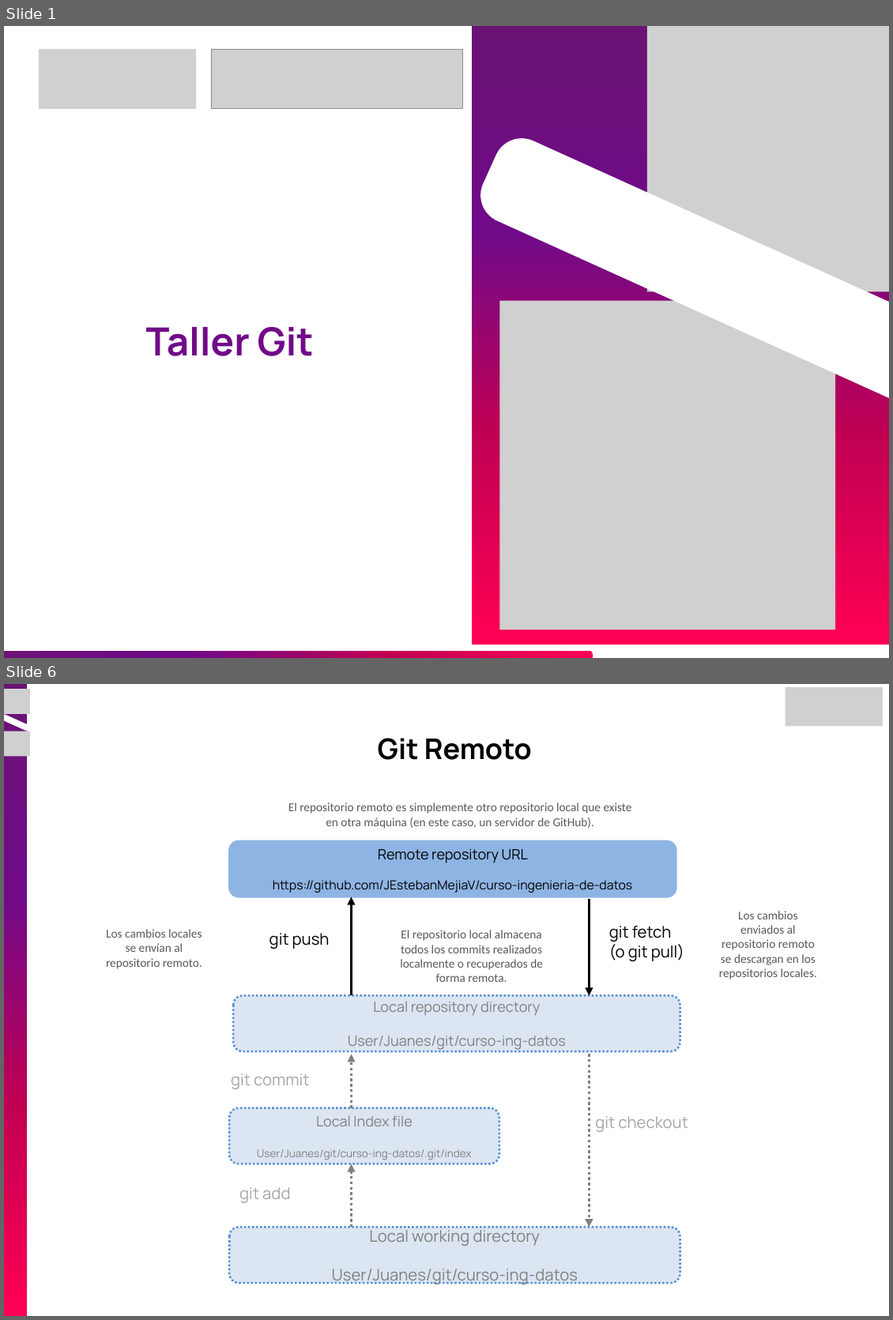
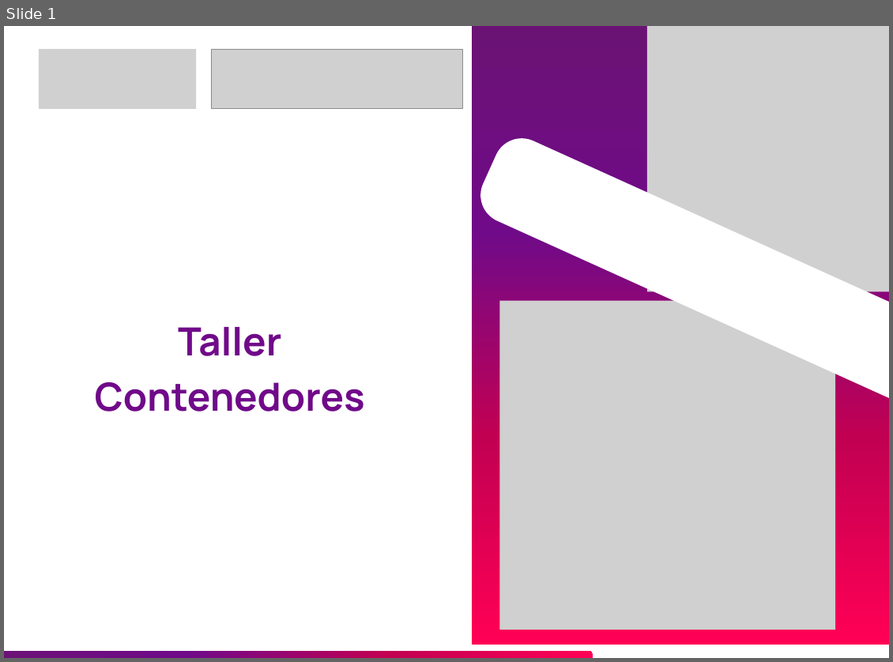
Before and after one commit to JEstebanMejiaV/curso-ingenieria-de-datos, a slide deck: modulo-01_fundamentos/taller-contenedores/materiales-taller-contenedores.pptx. Shown one above the other, each under a label of ours: slides 1 and 6 before the commit, slide 1 after it; the slides between them are not shown. The pictures are 893x1320 and 893x662 pixels, drawn with LibreOffice and Linux fonts; fonts in the diff are those of the drawing; grey boxes stand for pictures. Boxes give left, top, right and bottom in pixels: in the first picture for what was removed or moved away, otherwise in the second. Text is boxed around its words. In the diff, an @@ line names an element or a change of style, - is before the commit and + after.

Commit message:
fix taller contenedores v2.0.2

```diff
--- a/modulo-01_fundamentos/taller-contenedores/materiales-taller-contenedores.pptx
+++ b/modulo-01_fundamentos/taller-contenedores/materiales-taller-contenedores.pptx
@@ slide 6 removed at (x1=4, y1=684, x2=889, y2=1316), background #FFFFFF @@
@@ picture removed at (x1=785, y1=687, x2=882, y2=727) @@
@@ group removed at (x1=4, y1=684, x2=31, y2=1316): 2 freeform shapes, 2 pictures @@
@@ text removed at (x1=378, y1=738, x2=532, y2=760) @@
-Git Remoto
@@ text removed at (x1=288, y1=802, x2=632, y2=829) @@
-El repositorio remoto es simplemente otro repositorio local que existe en otra máquina (en este caso, un servidor de GitHub).
@@ rounded rectangle removed at (x1=229, y1=841, x2=676, y2=897) @@
-Remote repository URL
-https://github.com/JEstebanMejiaV/curso-ingenieria-de-datos
@@ arrow removed from (352, 995) to (352, 897) @@
@@ arrow removed from (589, 899) to (589, 995) @@
@@ text removed at (x1=719, y1=911, x2=817, y2=979) @@
-Los cambios enviados al repositorio remoto se descargan en los repositorios locales.
@@ text removed at (x1=106, y1=929, x2=202, y2=969) @@
-Los cambios locales se envían al repositorio remoto.
@@ text removed at (x1=269, y1=933, x2=329, y2=949) @@
-git push
@@ text removed at (x1=400, y1=930, x2=543, y2=982) @@
-El repositorio local almacena todos los commits realizados localmente o recuperados de forma remota.
@@ text removed at (x1=609, y1=926, x2=684, y2=961) @@
-git fetch
-(o git pull)
@@ rounded rectangle removed at (x1=233, y1=995, x2=680, y2=1051) @@
-Local repository directory
-User/Juanes/git/curso-ing-datos
@@ arrow removed from (352, 1107) to (352, 1054) @@
@@ arrow removed from (589, 1054) to (589, 1228) @@
@@ text removed at (x1=231, y1=1073, x2=309, y2=1089) @@
-git commit
@@ rounded rectangle removed at (x1=229, y1=1107, x2=499, y2=1164) @@
-Local Index file
-User/Juanes/git/curso-ing-datos/.git/index
@@ text removed at (x1=595, y1=1116, x2=688, y2=1132) @@
-git checkout
@@ arrow removed from (352, 1228) to (352, 1164) @@
@@ text removed at (x1=239, y1=1187, x2=290, y2=1203) @@
-git add
@@ rounded rectangle removed at (x1=229, y1=1228, x2=680, y2=1283) @@
-Local working directory
-User/Juanes/git/curso-ing-datos
@@ slide 1 changed as well @@
@@ text at (x1=95, y1=327, x2=365, y2=412): text changed @@
-Taller Git
+Taller Contenedores
```
Also in this commit, not shown: 11 slides added, 10 other slides removed, 2 other files.
